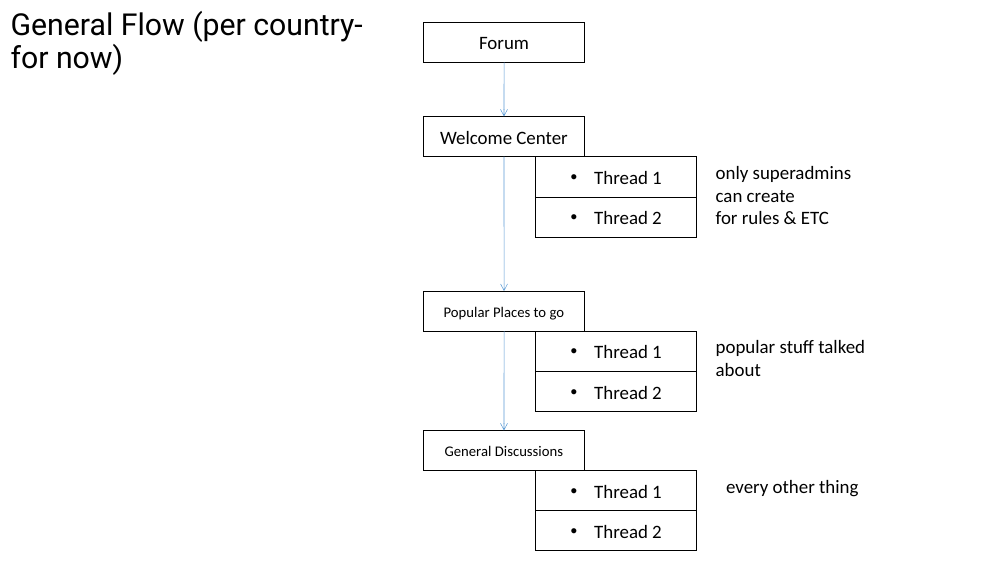
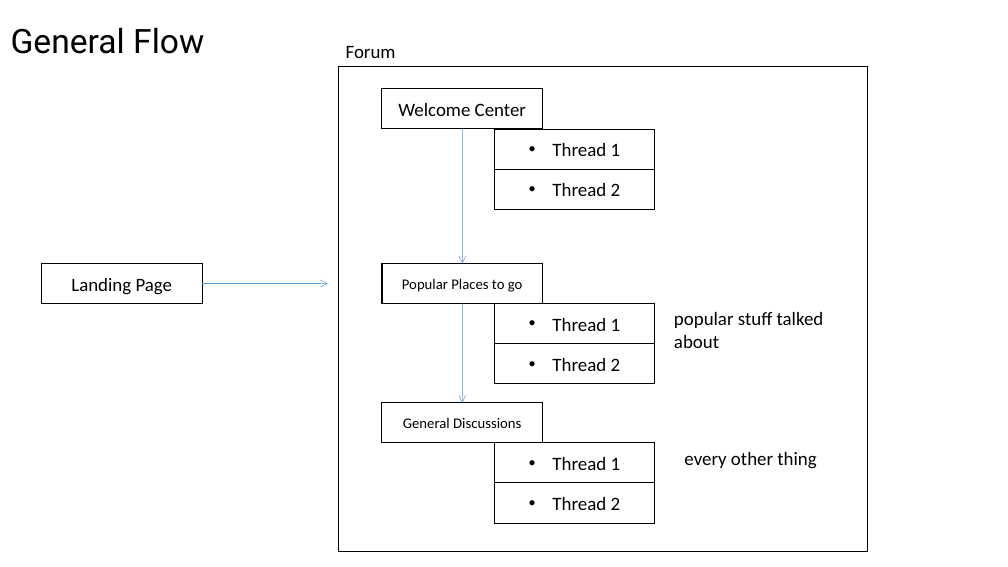
Before and after one commit to SherwinKhoo/travel-go-where, a slide deck: slide 2 of Project-3.pptx (slide 3 before the commit). Drawn at 1008x567 pixels with LibreOffice and Linux fonts; fonts in the diff are those of the drawing. Boxes give left, top, right and bottom in pixels: in the first picture for what was removed or moved away, otherwise in the second. Text is boxed around its words. In the diff, an @@ line names an element or a change of style, - is before the commit and + after.

```diff
--- a/Project-3.pptx
+++ b/Project-3.pptx
@@ title at [11, 27, 204, 54]: text changed; size 28.8 to 32 pt @@
-General Flow (per country- for now)
+General Flow
@@ text "Forum": place and size @@
-text "Forum" at [423, 23, 585, 63]
+text "Forum" at [346, 46, 396, 58]
@@ text "Forum" at [346, 46, 396, 58]: alignment centre to left; vertical alignment middle to top; outline #000000 1 pt to none @@
@@ rectangle added at [338, 67, 868, 552], outline #000000 1 pt @@
@@ text removed at [716, 166, 852, 224] @@
-only superadmins can create
-for rules & ETC
@@ rectangle added at [42, 263, 203, 303], outline #000000 1 pt, 18 pt, text #000000 @@
+Landing Page
@@ arrow moved from (504, 63) - (504, 116) to (202, 284) - (328, 284) @@
@@ 8 rectangles, 2 texts, 2 arrows: place and size @@
-8 rectangles, 2 texts, 2 arrows at [423, 116, 865, 551]
+8 rectangles, 2 texts, 2 arrows at [382, 88, 824, 523]
@@ rectangle "General Discussions": place and size @@
-rectangle "General Discussions" at [423, 430, 585, 470]
+rectangle "General Discussions" at [382, 403, 543, 443]
```
Also in this commit, not shown: 8 other slides changed, 1 slide added, 5 slides removed.
